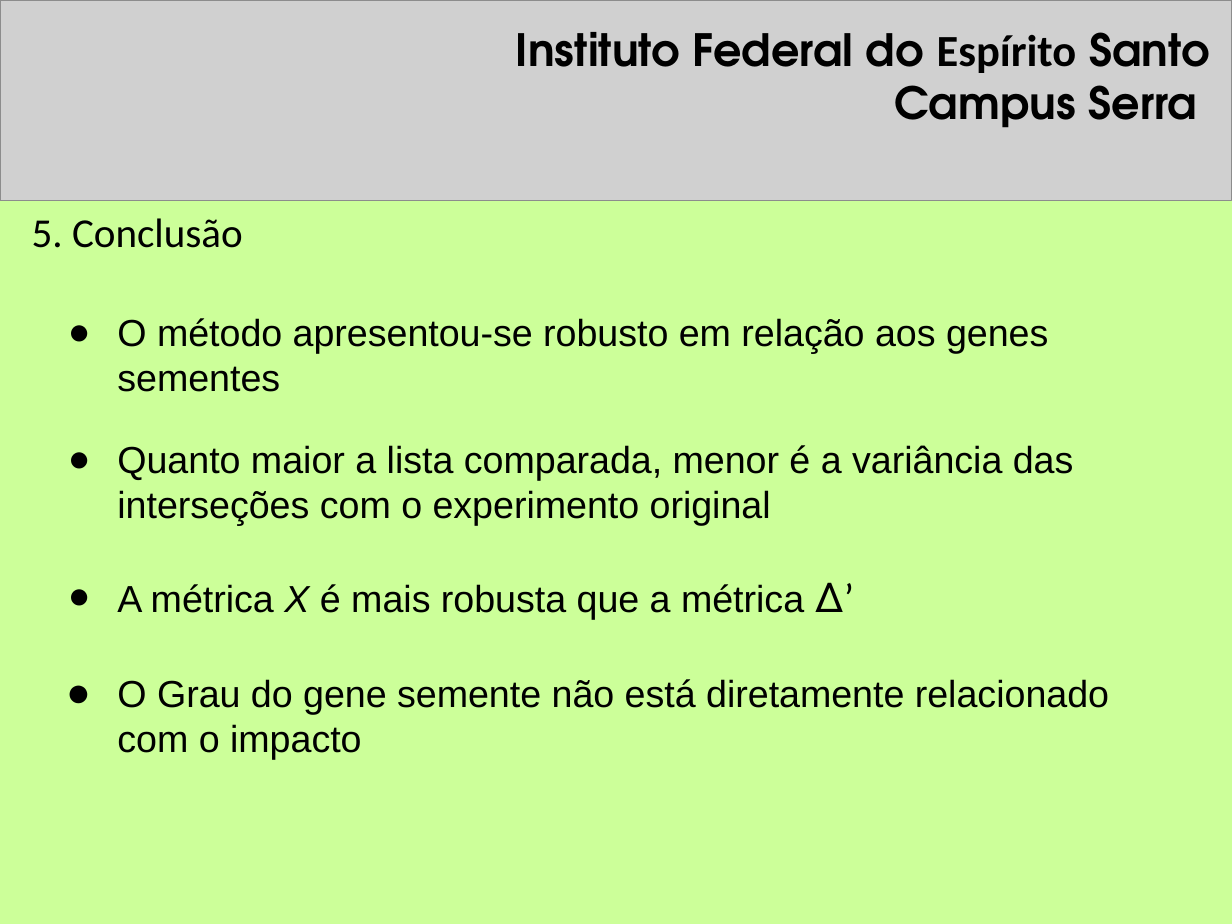
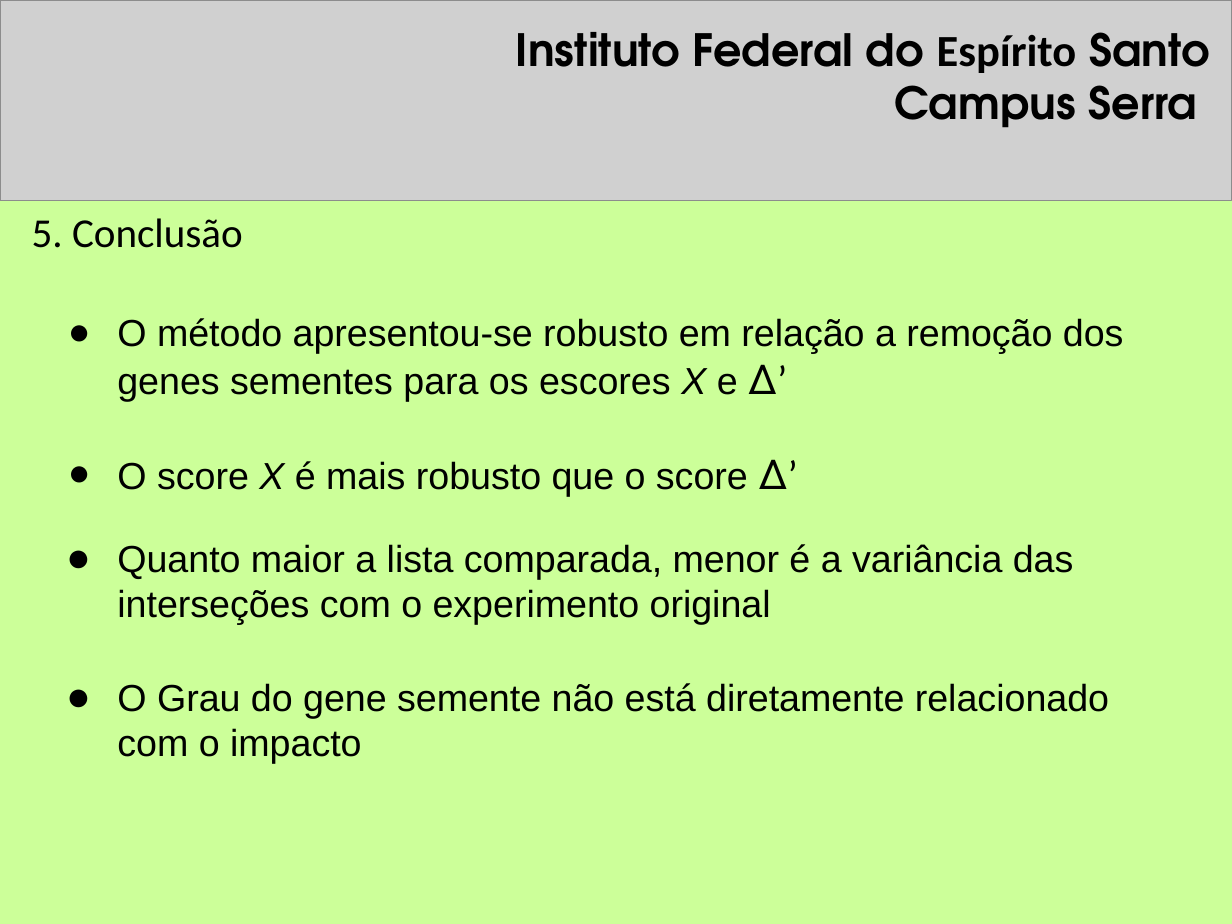
Before and after one commit to joaopandolfi/TCC-IFES, a slide deck: slide 32 of Presentation/Apresentacao_Joao.pptx.pptx (slide 27 before the commit). Drawn at 1232x924 pixels with LibreOffice and Linux fonts; fonts in the diff are those of the drawing; grey boxes stand for pictures. Boxes give left, top, right and bottom in pixels: in the first picture for what was removed or moved away, otherwise in the second. Text is boxed around its words. In the diff, an @@ line names an element or a change of style, - is before the commit and + after.

Commit message:
Presentation

```diff
--- a/Presentation/Apresentacao_Joao.pptx.pptx
+++ b/Presentation/Apresentacao_Joao.pptx.pptx
@@ text at [117, 318, 1124, 496]: text changed @@
-● O método apresentou-se robusto em relação aos genes sementes
+● O método apresentou-se robusto em relação a remoção dos genes sementes para os escores X e Δ’
+● O score X é mais robusto que o score Δ’
@@ text at [117, 544, 1074, 624]: indent changed @@
@@ text at [117, 582, 854, 619]: paragraph removed @@
-● A métrica X é mais robusta que a métrica Δ’
```
Also in this commit, not shown: 1 other slide changed, 6 slides added, 1 other file.
